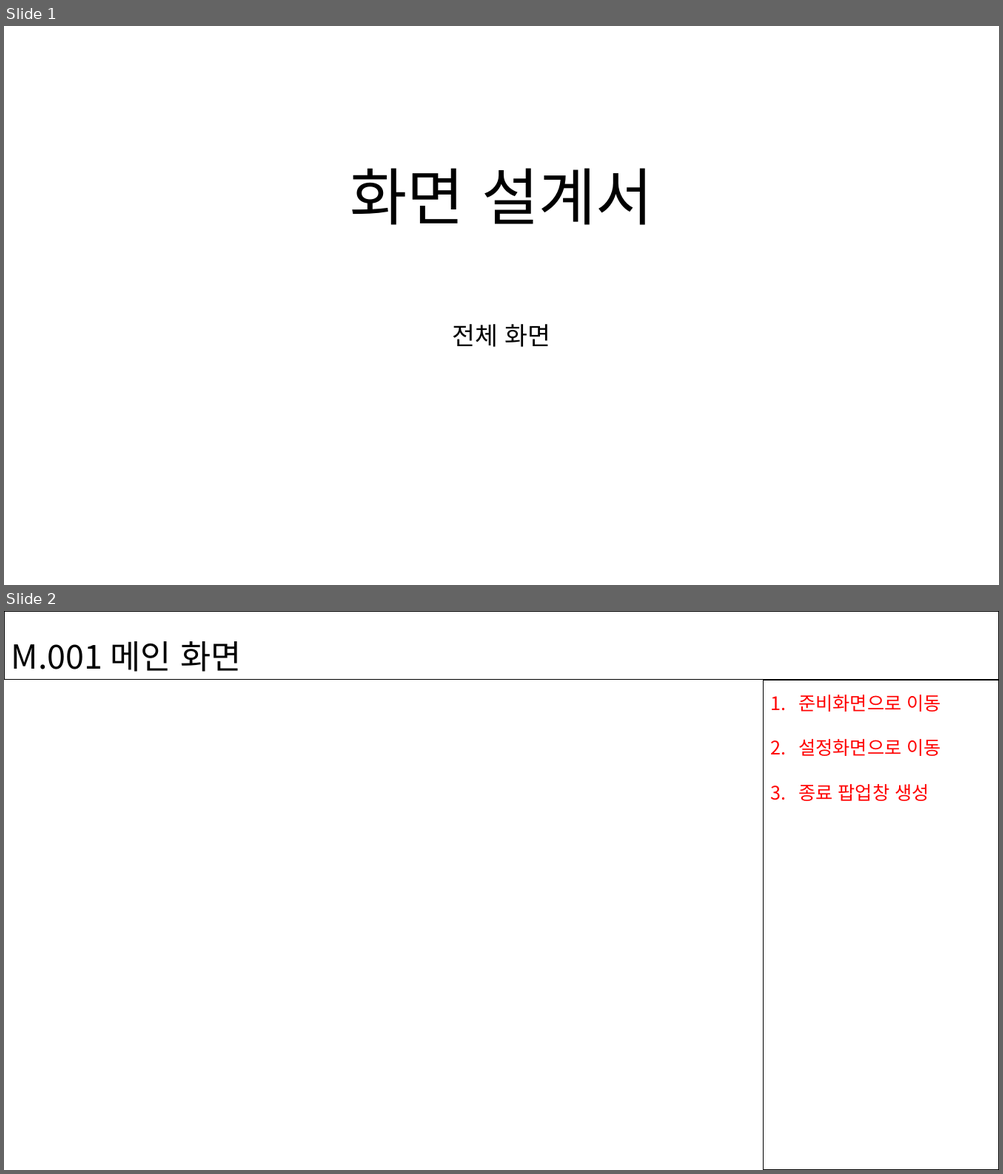
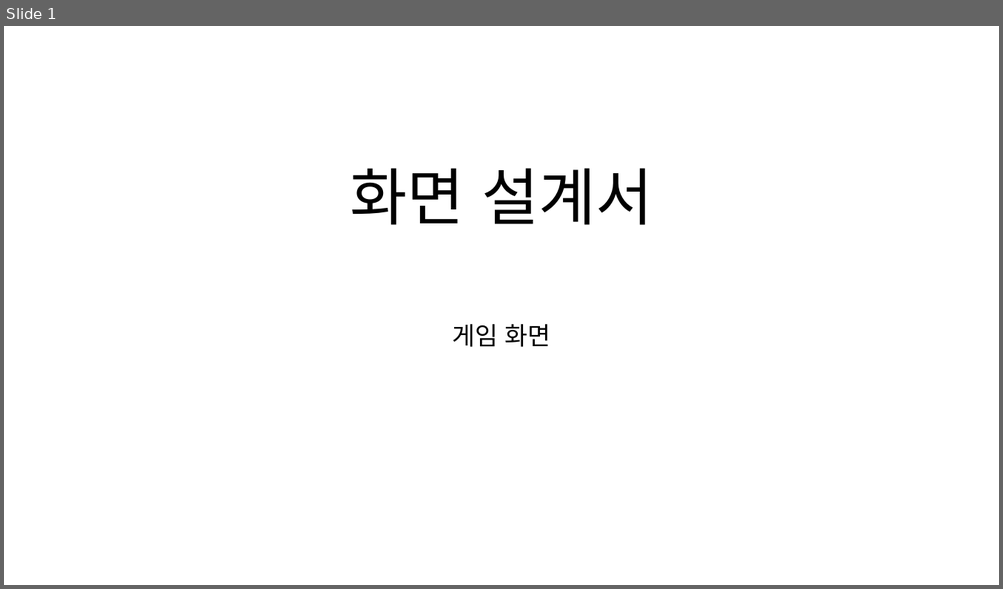
Before and after one commit to minwns11/WarDron, a slide deck: doc/게임화면(문혜원)/화면설계서_게임화면(문혜원).pptx. Shown one above the other, each under a label of ours: slides 1 and 2 before the commit, slide 1 after it. The pictures are 1003x1174 and 1003x589 pixels, drawn with LibreOffice and Linux fonts; fonts in the diff are those of the drawing. Boxes give left, top, right and bottom in pixels: in the first picture for what was removed or moved away, otherwise in the second. Text is boxed around its words. In the diff, an @@ line names an element or a change of style, - is before the commit and + after.

```diff
--- a/doc/게임화면(문혜원)/화면설계서_게임화면(문혜원).pptx
+++ b/doc/게임화면(문혜원)/화면설계서_게임화면(문혜원).pptx
@@ slide 2 removed at box(4, 611, 999, 1170), background #FFFFFF @@
@@ rectangle removed at box(4, 611, 999, 680) @@
-M.001 메인 화면
@@ rectangle removed at box(762, 680, 999, 1170) @@
@@ text removed at box(798, 695, 940, 801) @@
-1. 준비화면으로 이동
-2. 설정화면으로 이동
-3. 종료 팝업창 생성
@@ slide 1 changed as well @@
@@ subtitle at box(452, 324, 551, 347): text changed @@
-전체 화면
+게임 화면
```
Also in this commit, not shown: 2 other slides changed, 2 slides added, 6 other files.
